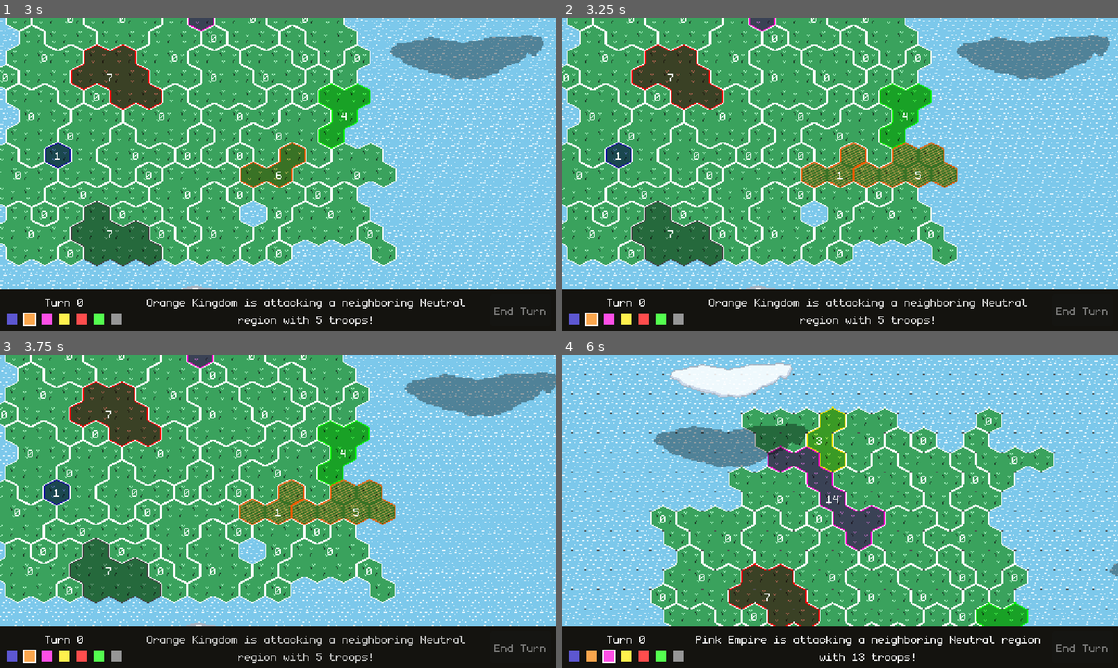
Above: before the commit, frames 1-4 (two rows, left to right).
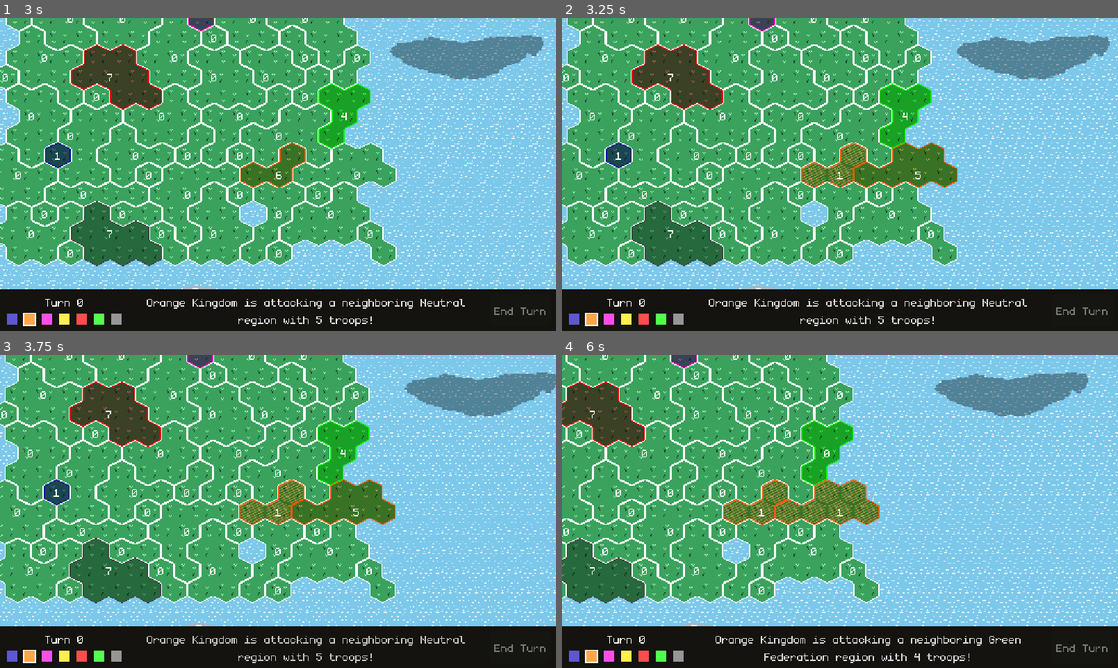
Above: after the commit, the same moments.

Repository: feored/LD54
Game: Godot game, scene res://scenes/main.tscn
Two runs of this game, one before a commit and one after it. Both use one fixed random seed, a clock stepped at 60 frames per second and the inputs below.
Inputs (mouse positions are in pixels of both pictures, inside the frame that each line leads up to):
- Up to frame 1 (3 s): click "Play this map" at 0.5 s; click "End Turn" at 1.25 s; move the mouse to (400, 158) at 2.02 s; click (400, 158) at 2.17 s; move the mouse to (166, 190) at 2.77 s; click (166, 190) at 2.92 s
- Up to frame 2 (3.25 s): no input
- Up to frame 3 (3.75 s): move the mouse to (333, 442) at 3.52 s; click (333, 442) at 3.67 s
- Up to frame 4 (6 s): move the mouse to (812, 574) at 4.27 s; click (812, 574) at 4.42 s; move the mouse to (1006, 558) at 5.02 s; click (1006, 558) at 5.17 s; move the mouse to (673, 464) at 5.77 s; click (673, 464) at 5.92 s

Frame 1 is identical in both runs. In frame 2, 0.6% of the frame differs, in the area x 52-71%, y 40-54%; in frame 3, 0.6%; in frame 4, 62%, in the area x 0-100%, y 0-99%.

Commit message:
more aggressive bot, fix adjacent regions, destination region is not tagged as used

Diff:
--- a/bots/dumb_bot.gd
+++ b/bots/dumb_bot.gd
@@ -10,7 +10,11 @@
 	owned_regions.shuffle()
 	for region in owned_regions:
 		for adjacent in world.adjacent_regions(region):
-			if world.regions[adjacent].team != self.team:
+			if world.regions[adjacent].team != Constants.NO_TEAM and world.regions[adjacent].team != self.team:
+				return Action.new(self.team, Constants.Action.MOVE, region, adjacent)
+	for region in owned_regions:
+		for adjacent in world.adjacent_regions(region):
+			if world.regions[adjacent].team == Constants.NO_TEAM:
 				return Action.new(self.team, Constants.Action.MOVE, region, adjacent)
 	for region in owned_regions:
 		var landlocked = true
--- a/scenes/menu_world.gd
+++ b/scenes/menu_world.gd
@@ -186,7 +186,7 @@
 		for neighbor in self.get_surrounding_cells(t):
 			if self.tiles.has(neighbor):
 				var neighbor_region = self.tiles[neighbor].region
-				if not adjacent.has(neighbor_region):
+				if neighbor_region != region_id and not adjacent.has(neighbor_region):
 					adjacent.append(neighbor_region)
 	return adjacent
 
--- a/world/gen.gd
+++ b/world/gen.gd
@@ -253,9 +253,9 @@
 			regions[region_to].set_units(moved_units - regions[region_to].units)
 			regions[region_to].set_team(regions[region_from].team)
 	self.regions[region_from].set_used(true)
-	self.regions[region_to].set_used(true)
+	# self.regions[region_to].set_used(true)
 	self.regions_used.append(region_from)
-	self.regions_used.append(region_to)
+	# self.regions_used.append(region_to)
 	if not is_player:
 		await Utils.wait(Constants.TURN_TIME)
 
@@ -282,7 +282,7 @@
 		for neighbor in self.get_surrounding_cells(t):
 			if self.tiles.has(neighbor):
 				var neighbor_region = self.tiles[neighbor].region
-				if not adjacent.has(neighbor_region):
+				if neighbor_region != region_id and not adjacent.has(neighbor_region):
 					adjacent.append(neighbor_region)
 	return adjacent
 
